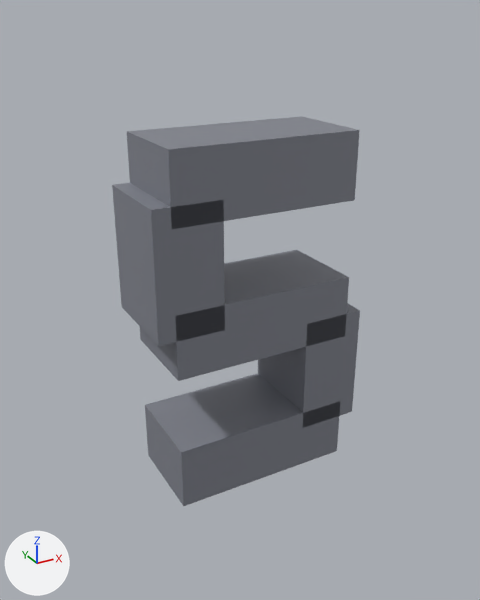
An edit to the glTF model app/src/main/assets/models/digit_5.glb, drawn before and after from the same camera.
Before and after are seen from a 50 mm lens placed at (-2.04, -3.67, 1.91), pointed at (-0.01, 0.03, 0.06). Arrows for +X, +Y and +Z are at lower left; the lights stay in place. The picture after the commit comes second. Where no turn or scale is listed for an object, it has been applied to the vertices.

In view in the first picture: 'geometry_0'.
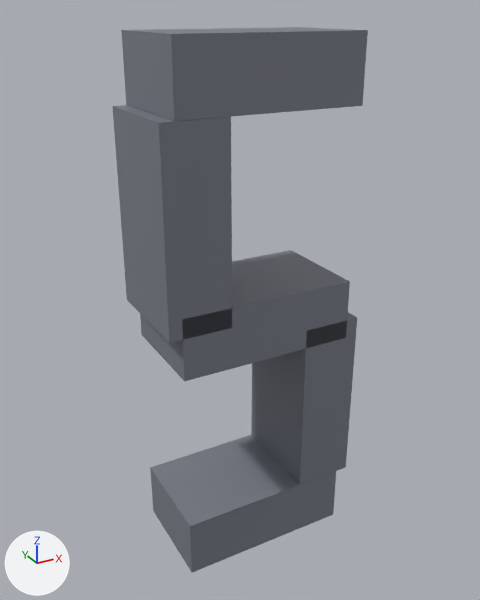
Location of each change, [x1, y1, x2, y2] in pixels of the pictures (480 x 600 px; the box of a moved part takes in the faces that stretch with it):
'geometry_0', reshaped (40% taller)
    before: [112, 116, 360, 506]
    after: [112, 27, 368, 572]
part 1 of me_geometry_0, moved or reshaped
    before: [127, 116, 360, 229]
    after: [121, 27, 368, 121]
part 2 of me_geometry_0, moved or reshaped
    before: [112, 183, 225, 346]
    after: [112, 105, 232, 343]
part 3 of me_geometry_0, moved or reshaped
    before: [140, 250, 349, 381]
    after: [140, 250, 350, 381]
part 4 of me_geometry_0, moved or reshaped
    before: [258, 303, 360, 428]
    after: [251, 312, 357, 484]
part 5 of me_geometry_0, moved or reshaped
    before: [145, 373, 340, 506]
    after: [150, 435, 336, 572]

The change, as a list of edits to the scene's bpy script:
```text
Change me_geometry_0:
    used by ob_geometry_0; location = (0.0, 0.0, 0.0)
    remove me_geometry_0.from_pydata(...)  # 40 vertices, 60 faces; spans x -0.76..0.76, y -0.32..0.32, z -1.21..1.21
    add me_geometry_0.from_pydata(...)  # 40 vertices, 60 faces; spans x -0.71..0.71, y -0.37..0.37, z -1.79..1.79
    me_geometry_0 part 1: the loose piece of 8 vertices spanning x -0.64..0.64, y -0.32..0.32, z 0.76..1.21 is scaled about its middle by (0.962, 1.13, 0.948), then moved by (0.0, 0.0, 0.59)
    me_geometry_0 part 2: the loose piece of 8 vertices spanning x -0.76..-0.31, y -0.32..0.32, z 0.05..0.89 is scaled about its middle by (0.948, 1.13, 1.53), then moved by (0.04, 0.0, 0.25)
    me_geometry_0 part 3: the loose piece of 8 vertices spanning x -0.64..0.64, y -0.32..0.32, z -0.22..0.22 is scaled about its middle by (0.962, 1.13, 0.948)
    me_geometry_0 part 4: the loose piece of 8 vertices spanning x 0.31..0.76, y -0.32..0.32, z -0.89..-0.05 is scaled about its middle by (0.948, 1.13, 1.53), then moved by (-0.04, 0.0, -0.25)
    me_geometry_0 part 5: the loose piece of 8 vertices spanning x -0.64..0.64, y -0.32..0.32, z -1.21..-0.76 is scaled about its middle by (0.962, 1.13, 0.948), then moved by (0.0, 0.0, -0.59)
```
